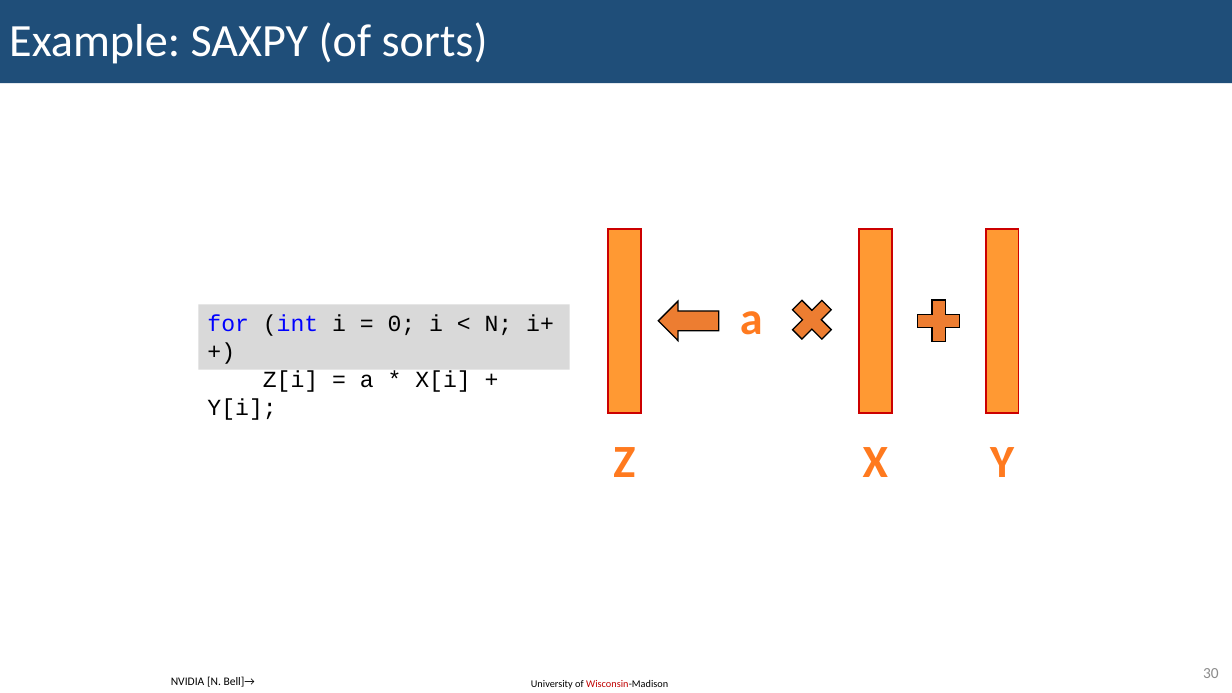
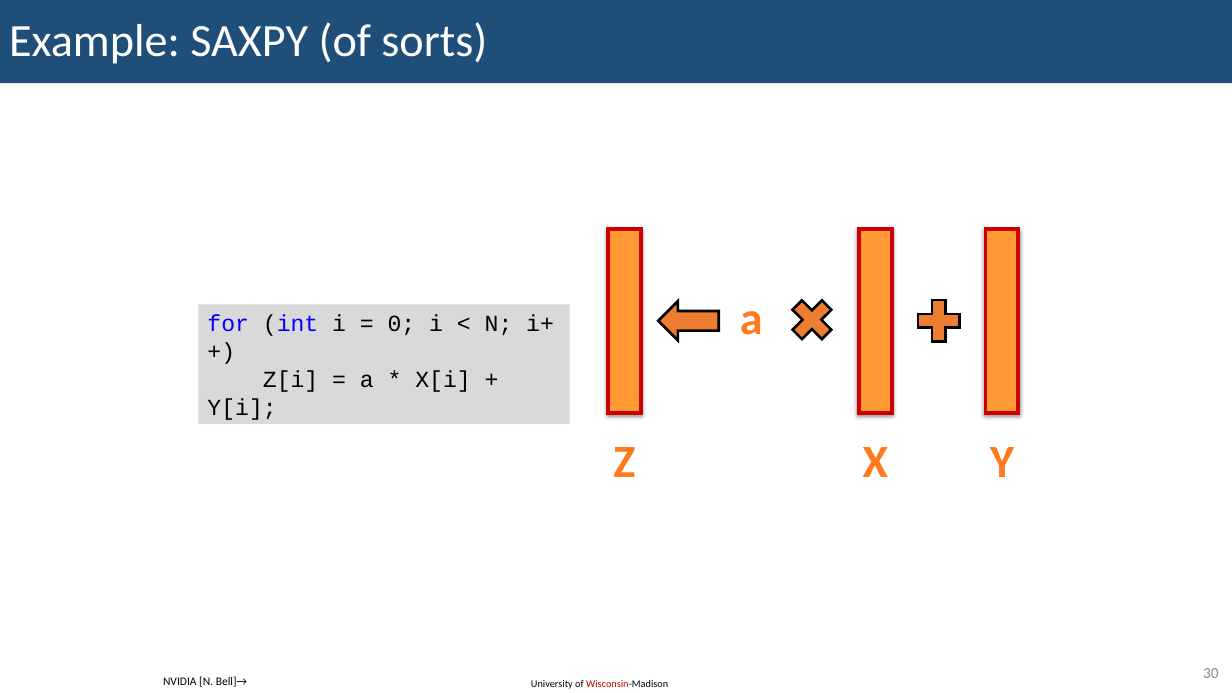
Before and after one commit to KennyKangMPC/CS-759, a slide deck: slide 30 of lecture_notes/lecture18_0305.pptx. Drawn at 1232x693 pixels with LibreOffice and Linux fonts; fonts in the diff are those of the drawing. Boxes give left, top, right and bottom in pixels: in the first picture for what was removed or moved away, otherwise in the second. Text is boxed around its words. In the diff, an @@ line names an element or a change of style, - is before the commit and + after.

```diff
--- a/lecture_notes/lecture18_0305.pptx
+++ b/lecture_notes/lecture18_0305.pptx
@@ outline #CC0000 1.5 pt to #CC0000 3 pt; shadow on in 3 elements at bbox=[986, 229, 1019, 413], bbox=[608, 229, 641, 413], bbox=[859, 229, 892, 413] @@
@@ cross at bbox=[784, 291, 840, 348]: outline #000000 1 pt to #000000 2 pt; proportions changed @@
@@ rectangle "for (int i = 0; ...": place and size @@
-rectangle "for (int i = 0; ..." at bbox=[199, 304, 570, 370]
+rectangle "for (int i = 0; ..." at bbox=[199, 304, 570, 424]
@@ left arrow at bbox=[658, 301, 718, 341]: outline #000000 1 pt to #000000 2 pt; proportions changed @@
@@ text "NVIDIA [N. Bell]→": place and size @@
-text "NVIDIA [N. Bell]→" at bbox=[171, 676, 255, 687]
+text "NVIDIA [N. Bell]→" at bbox=[163, 676, 247, 687]
```
Also in this commit, not shown: 71 other slides changed, 3 other files.
